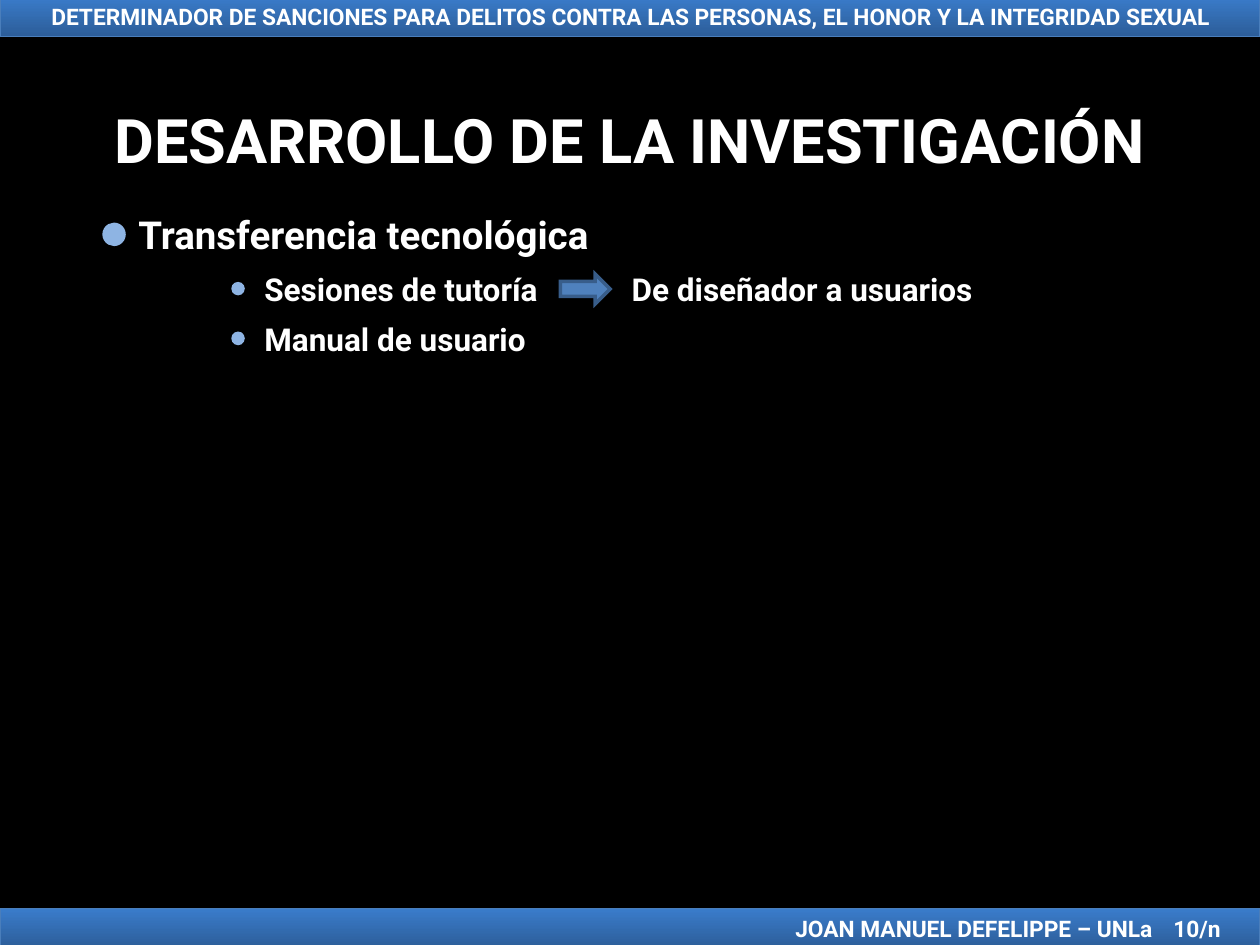
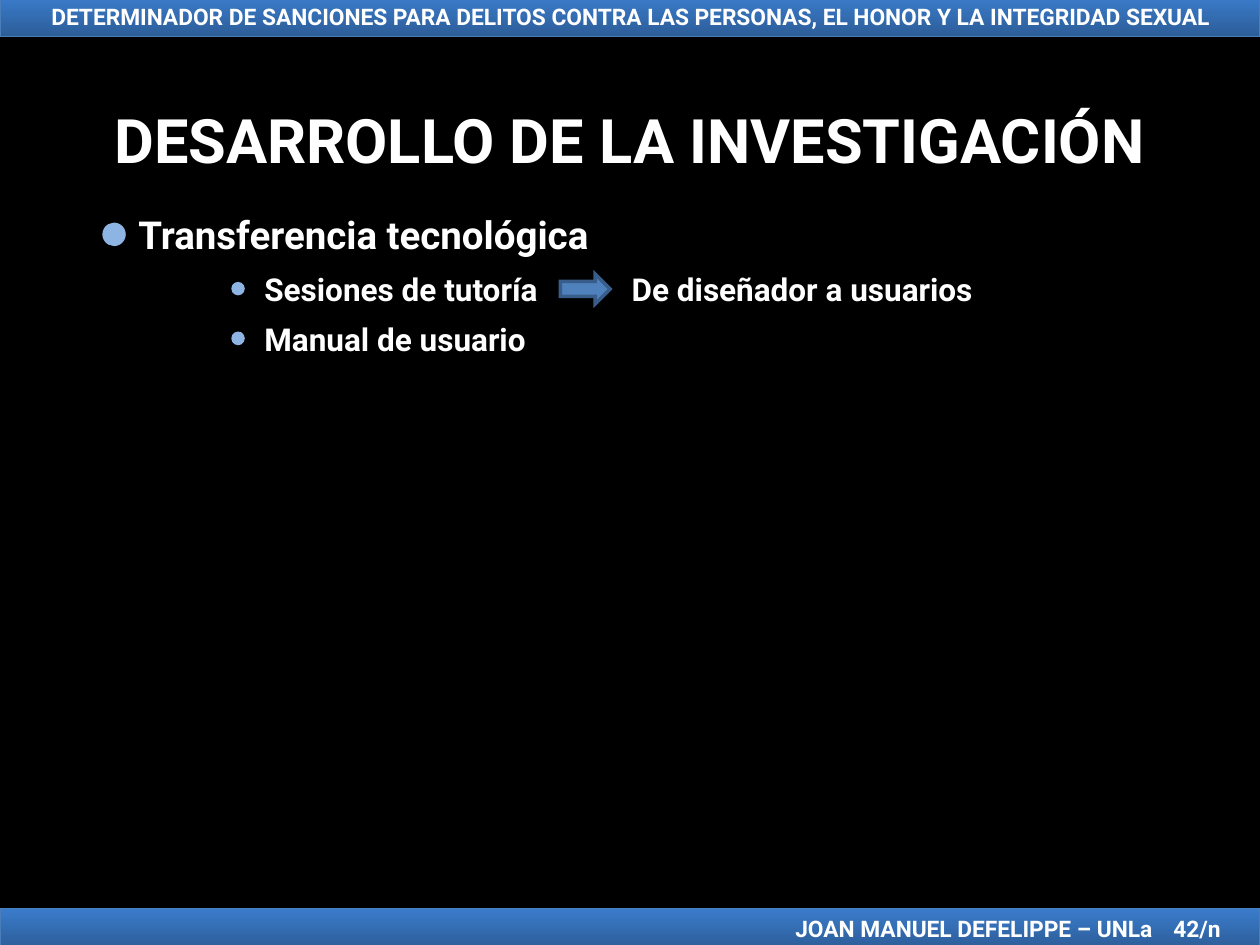
Before and after one commit to jmdefelippe/TFI_LicenciaturaEnSistemas, a slide deck: slide 42 of TFI Presentación Joan Manuel Defelippe.ppt (slide 41 before the commit). Drawn at 1260x945 pixels with LibreOffice and Linux fonts; fonts in the diff are those of the drawing. Boxes give left, top, right and bottom in pixels: in the first picture for what was removed or moved away, otherwise in the second. Text is boxed around its words. In the diff, an @@ line names an element or a change of style, - is before the commit and + after.

```diff
--- a/TFI Presentación Joan Manuel Defelippe.ppt
+++ b/TFI Presentación Joan Manuel Defelippe.ppt
@@ text in rectangle at box(795, 920, 1220, 939): text changed @@
-JOAN MANUEL DEFELIPPE – UNLa 10/n
+JOAN MANUEL DEFELIPPE – UNLa 42/n
```
Also in this commit, not shown: 32 other slides changed, 3 slides removed, 6 other files.
